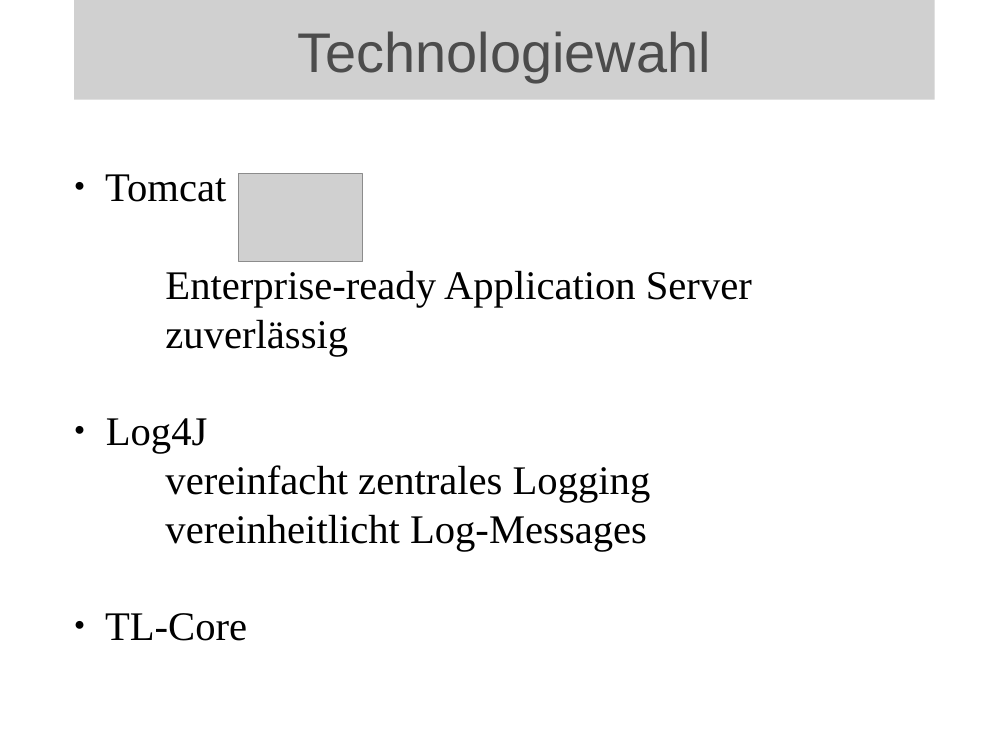
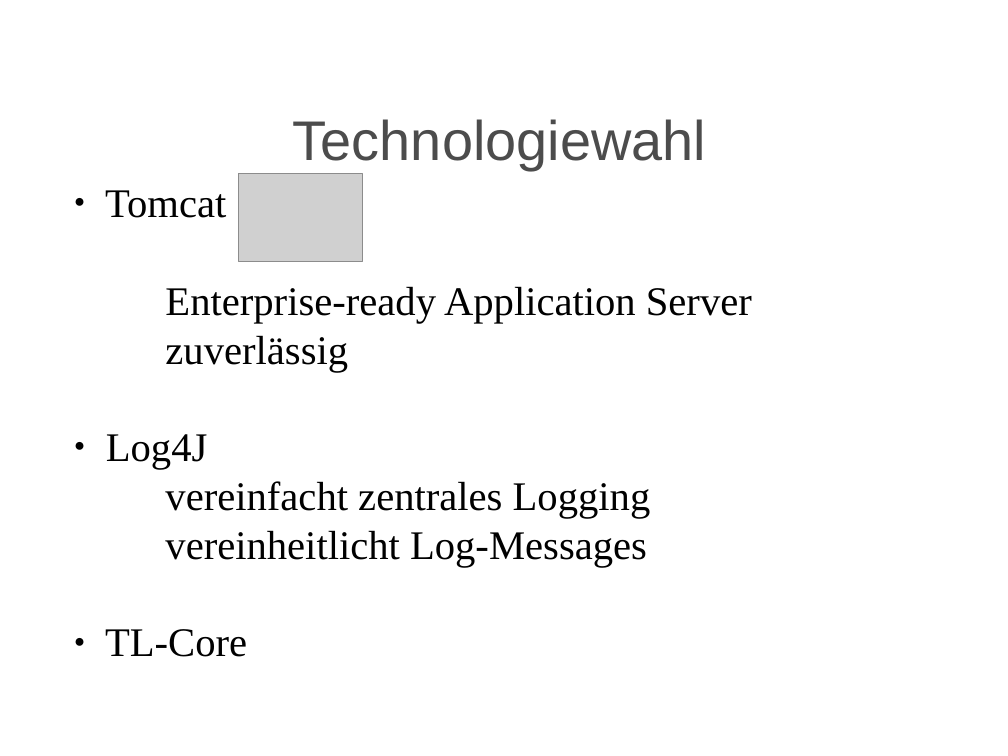
Before and after one commit to BackupTheBerlios/ticketline4032-svn, a slide deck: slide 5 of trunk/Dokumente/Allgemein/Projektmanagement/Statusbericht/mr2_folien.odp. Drawn at 1008x756 pixels with LibreOffice and Linux fonts; fonts in the diff are those of the drawing; grey boxes stand for pictures; background and template pictures are left out. Boxes give left, top, right and bottom in pixels: in the first picture for what was removed or moved away, otherwise in the second. Text is boxed around its words. In the diff, an @@ line names an element or a change of style, - is before the commit and + after.

```diff
--- a/trunk/Dokumente/Allgemein/Projektmanagement/Statusbericht/mr2_folien.odp
+++ b/trunk/Dokumente/Allgemein/Projektmanagement/Statusbericht/mr2_folien.odp
@@ picture removed at <box>74,0,935,100</box> @@
-Technologiewahl
@@ title added at <box>293,119,706,170</box>, 44 pt, text #4C4C4C @@
+Technologiewahl
@@ subtitle "Tomcat Enterprise-ready Application Server zuverlässig": place and size @@
-subtitle "Tomcat Enterprise-ready Application Server zuverlässig" at <box>105,174,752,641</box>
+subtitle "Tomcat Enterprise-ready Application Server zuverlässig" at <box>105,190,752,657</box>
```
Also in this commit, not shown: 11 other slides changed, 1 other file.
